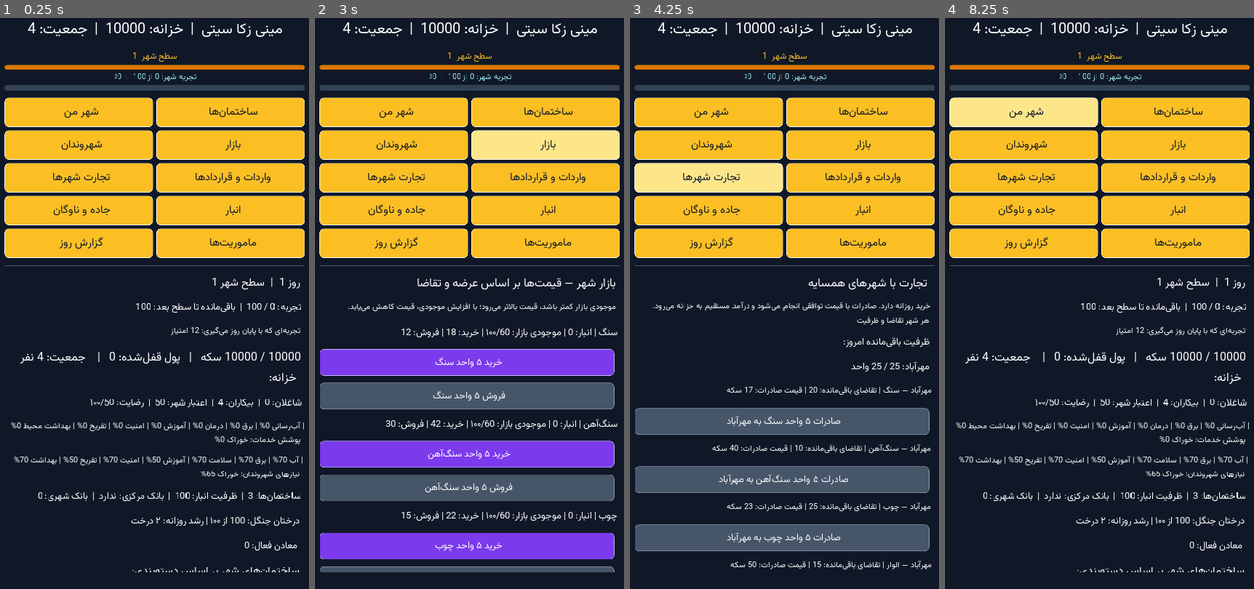
Above: before the commit, frames 1-4 (left to right).
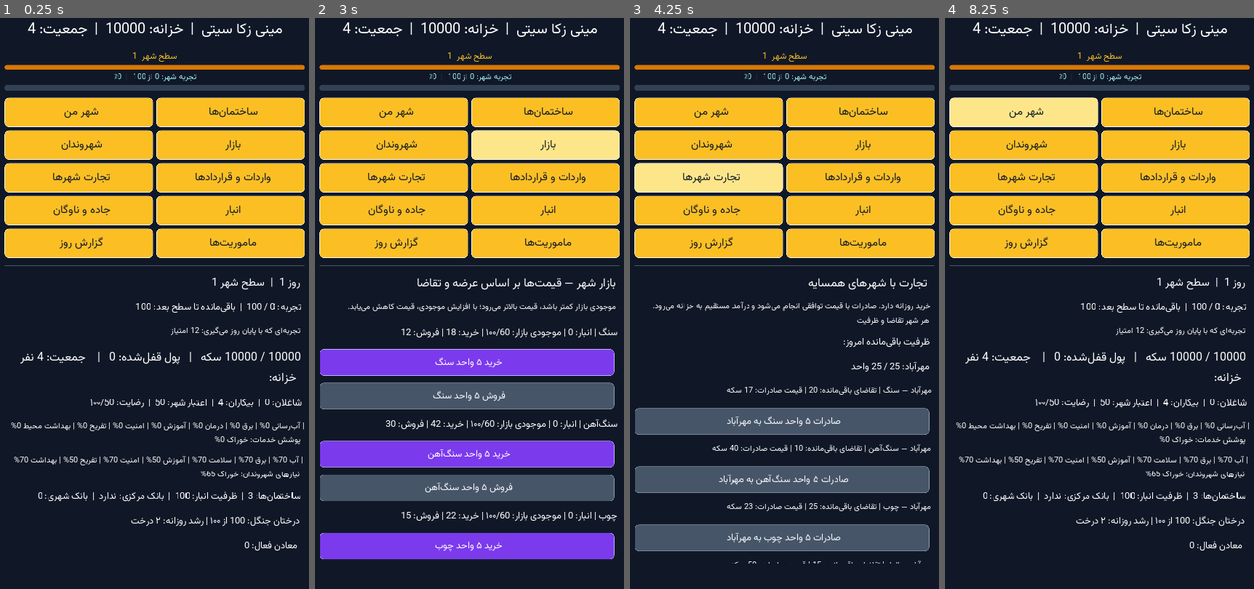
Above: after the commit, the same moments.

Repository: zekainstabot/mini-zeka-city
Game: Godot game, scene res://Main.tscn
Same seed, same stepped clock (60 frames per second), same inputs: the game is played once before the commit and once after it.
Inputs:
- Up to frame 1 (0.25 s): no input
- Up to frame 2 (3 s): click "ﻦﻣ ﺮﻬﺷ" at 0.5 s; click "ﺎﻫ‌ﻥﺎﻤﺘﺧﺎﺳ" at 1.25 s; click "ﻥﺍﺪﻧﻭﺮﻬﺷ" at 2 s; click "ﺭﺍﺯﺎﺑ" at 2.75 s
- Up to frame 3 (4.25 s): click "ﺎﻫﺮﻬﺷ ﺕﺭﺎﺠﺗ" at 3.5 s
- Up to frame 4 (8.25 s): click "ﺎﻫﺩﺍﺩﺭﺍﺮﻗ ﻭ ﺕﺍﺩﺭﺍﻭ" at 4.25 s; click "ﻥﺎﮔﻭﺎﻧ ﻭ ﻩﺩﺎﺟ" at 5 s; click "ﺭﺎﺒﻧﺍ" at 5.75 s; click "ﺯﻭﺭ ﺵﺭﺍﺰﮔ" at 6.5 s; click "ﺎﻫ‌ﺖﯾﺭﻮﻣﺎﻣ" at 7.25 s; click "ﻦﻣ ﺮﻬﺷ" at 8 s

The runs differ from the first frame. In frame 1, 0.1% of the frame differs, in the area x 42-97%, y 96-98%; in frame 2, 1.0%, in the area x 1-97%, y 96-98%; in frame 3, 0.2%; in frame 4, 0.1%.

Commit message:
Apply crisp UI font to button feedback messages

Diff:
--- a/scripts/Main.gd
+++ b/scripts/Main.gd
@@ -132,6 +132,7 @@
 	content.add_constant_override("separation", 16 if compact_layout else 10)
 	scroll.add_child(content)
 	message_label = Label.new()
+	_apply_font(message_label, 18 if get_viewport_rect().size.x < 900 else 16)
 	message_label.autowrap = true
 	message_label.add_color_override("font_color", Color("#ffffff"))
 	message_label.modulate = Color("#ffffff")
